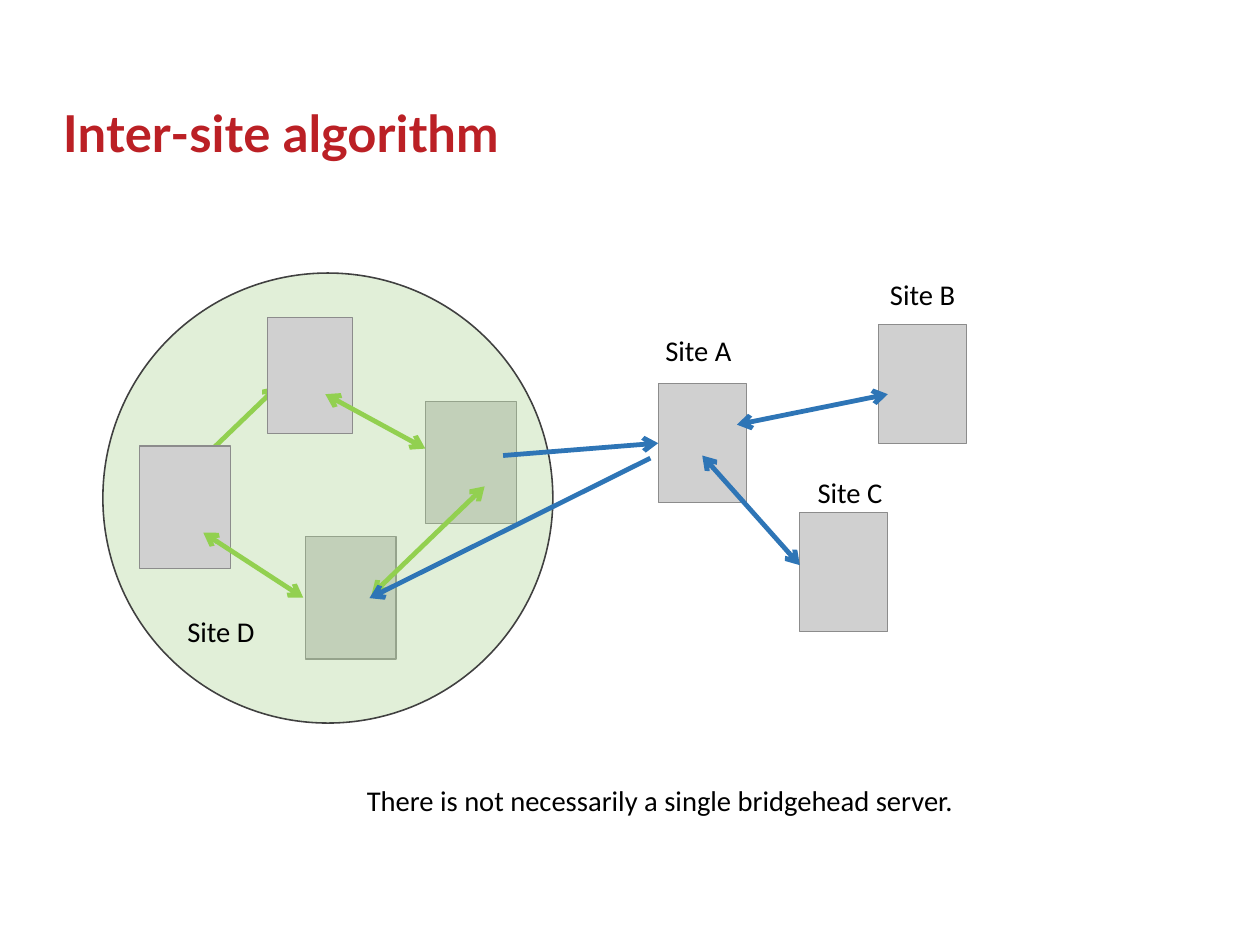
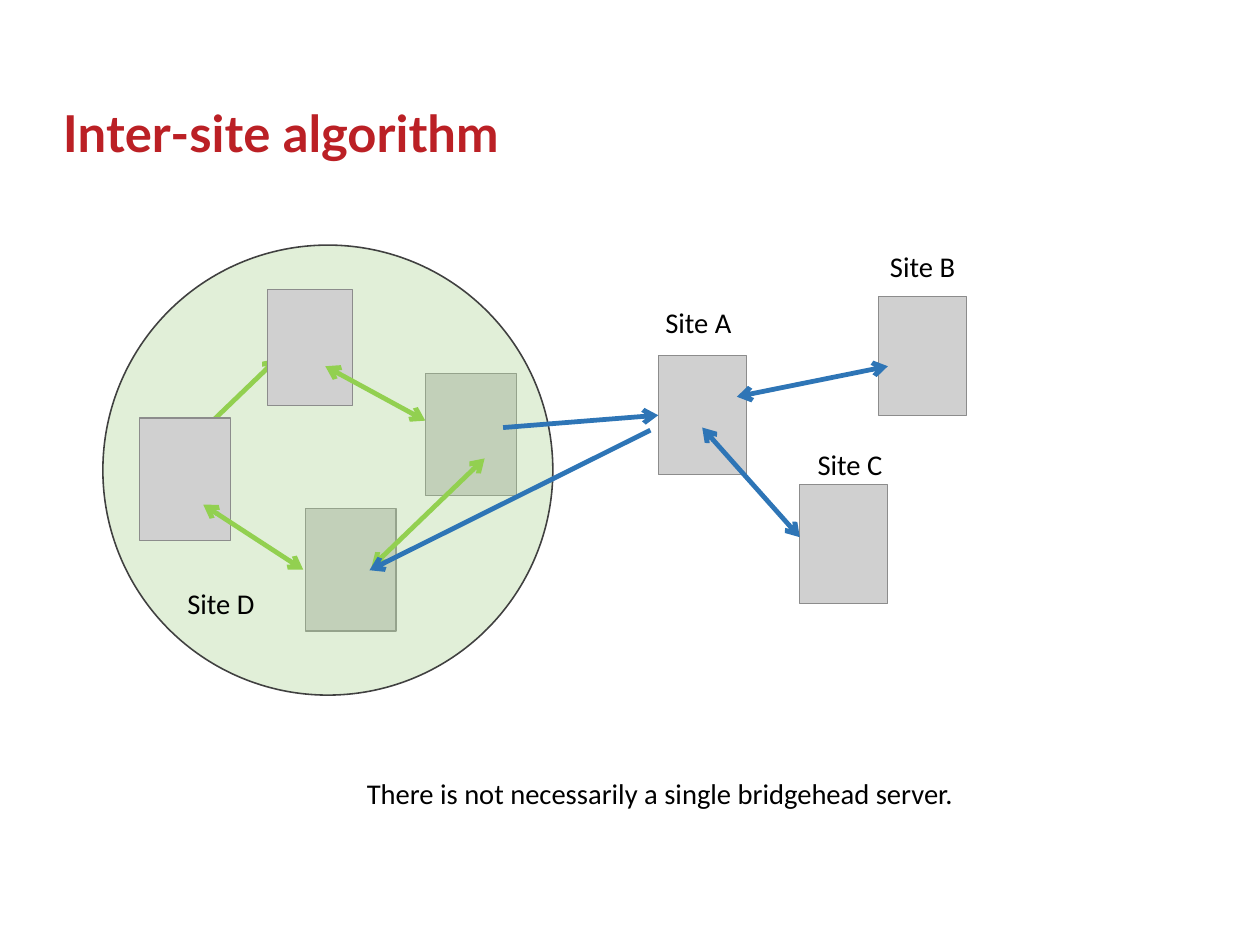
Before and after one commit to GSam/Slides, a slide deck: slide 16 of Samba KCC.pptx. Drawn at 1260x945 pixels with LibreOffice and Linux fonts; fonts in the diff are those of the drawing; grey boxes stand for pictures; background and template pictures are left out. Boxes give left, top, right and bottom in pixels: in the first picture for what was removed or moved away, otherwise in the second. Text is boxed around its words. In the diff, an @@ line names an element or a change of style, - is before the commit and + after.

```diff
--- a/Samba KCC.pptx
+++ b/Samba KCC.pptx
@@ 1 picture, 1 text, 1 double arrow: place and size @@
-1 picture, 1 text, 1 double arrow at <box>165,341,732,659</box>
+1 picture, 1 text, 1 double arrow at <box>165,313,732,631</box>
@@ 6 pictures, 5 double arrows, 3 texts, 2 arrows, 1 freeform shape: place and size @@
-6 pictures, 5 double arrows, 3 texts, 2 arrows, 1 freeform shape at <box>103,273,967,724</box>
+6 pictures, 5 double arrows, 3 texts, 2 arrows, 1 freeform shape at <box>103,245,967,695</box>
@@ text "There is not necessarily a ...": place and size @@
-text "There is not necessarily a ..." at <box>367,791,953,816</box>
+text "There is not necessarily a ..." at <box>367,784,953,809</box>
```
Also in this commit, not shown: 8 other slides changed, 1 slide added.
